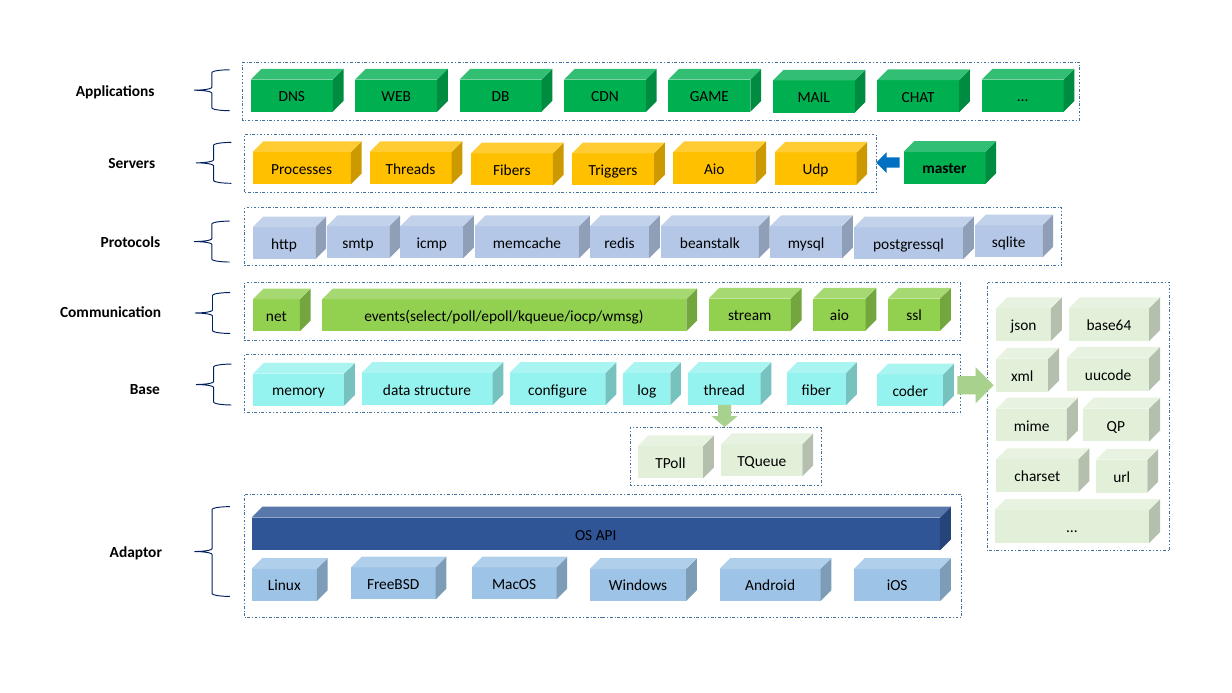
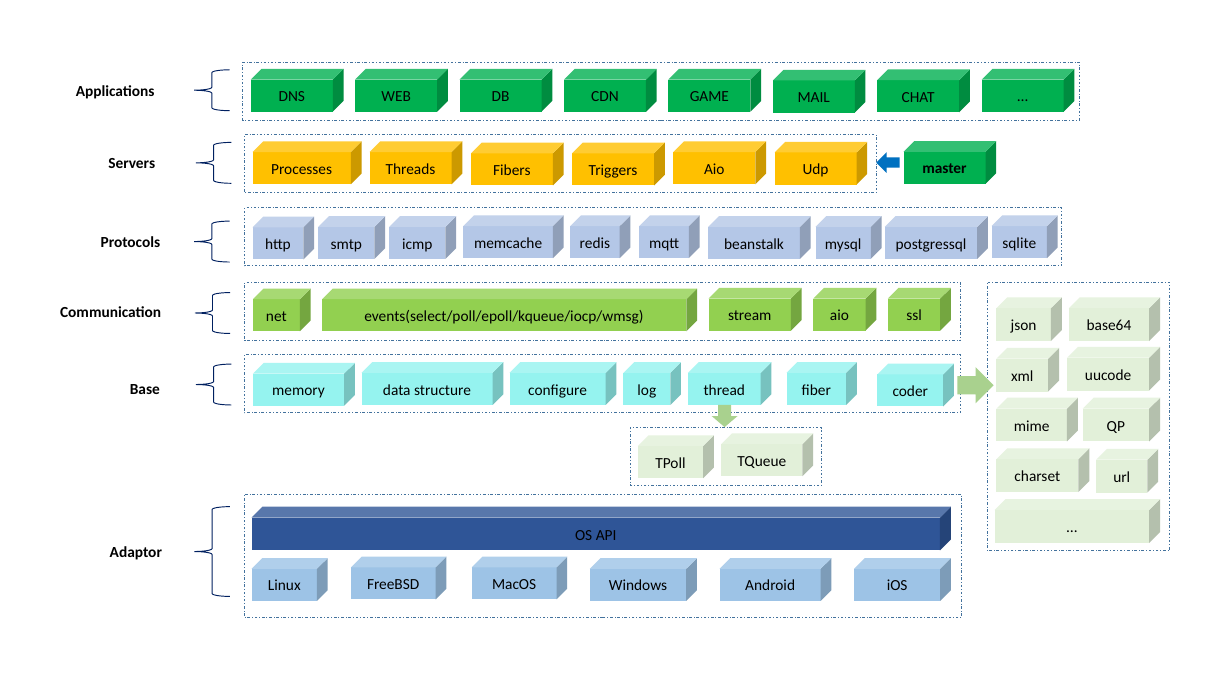
Before and after one commit to acl-dev/acl, a slide deck: slide 2 of doc/docs/architecture.pptx. Drawn at 1232x693 pixels with LibreOffice and Linux fonts; fonts in the diff are those of the drawing. Boxes give left, top, right and bottom in pixels: in the first picture for what was removed or moved away, otherwise in the second. Text is boxed around its words. In the diff, an @@ line names an element or a change of style, - is before the commit and + after.

```diff
--- a/doc/docs/architecture.pptx
+++ b/doc/docs/architecture.pptx
@@ cube "http": place and size @@
-cube "http" at [252, 216, 325, 259]
+cube "http" at [252, 216, 314, 259]
@@ cube "smtp": place and size @@
-cube "smtp" at [327, 215, 400, 258]
+cube "smtp" at [319, 216, 385, 259]
@@ cube "icmp": place and size @@
-cube "icmp" at [400, 215, 473, 258]
+cube "icmp" at [389, 216, 456, 259]
@@ cube "memcache": place and size @@
-cube "memcache" at [475, 215, 591, 258]
+cube "memcache" at [464, 215, 564, 258]
@@ cube "redis": place and size @@
-cube "redis" at [591, 215, 661, 258]
+cube "redis" at [570, 215, 630, 258]
@@ cube added at [640, 215, 700, 258], fill #B4C7E7, 12 pt, text #000000 @@
+mqtt
@@ cube "beanstalk": place and size @@
-cube "beanstalk" at [661, 215, 769, 258]
+cube "beanstalk" at [708, 216, 811, 259]
@@ cube "mysql": place and size @@
-cube "mysql" at [771, 215, 853, 258]
+cube "mysql" at [816, 216, 882, 259]
@@ cube "postgressql": place and size @@
-cube "postgressql" at [854, 216, 973, 259]
+cube "postgressql" at [885, 216, 989, 259]
@@ cube "sqlite": place and size @@
-cube "sqlite" at [975, 214, 1053, 257]
+cube "sqlite" at [992, 215, 1057, 258]
```
Also in this commit, not shown: 3 other files.
